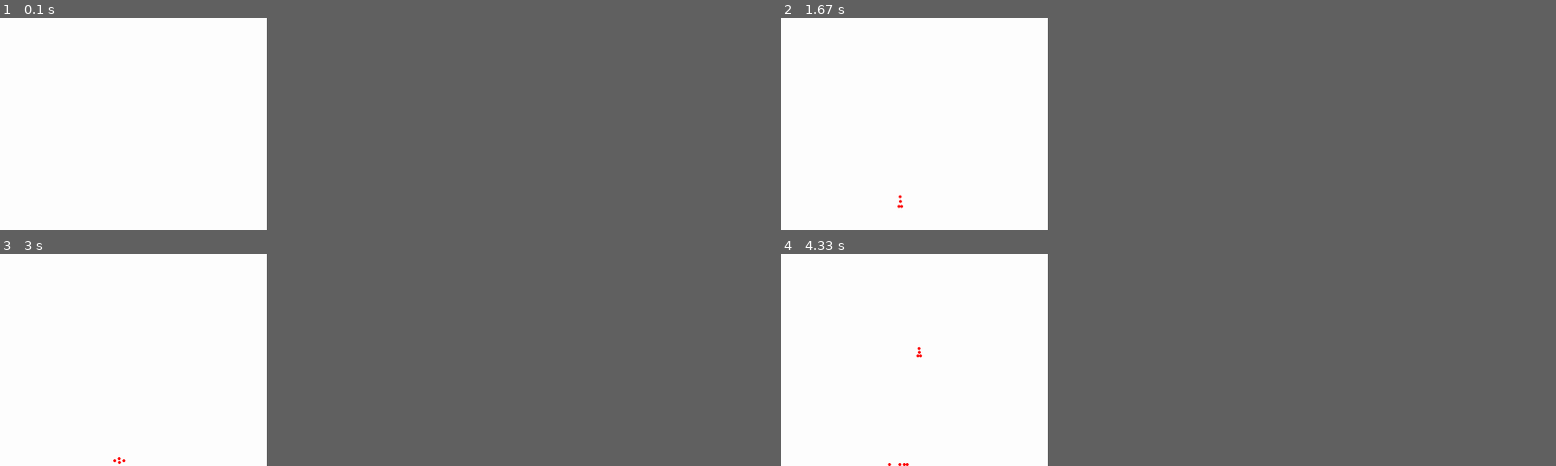
Above: before the commit, frames 1-4 (two rows, left to right).
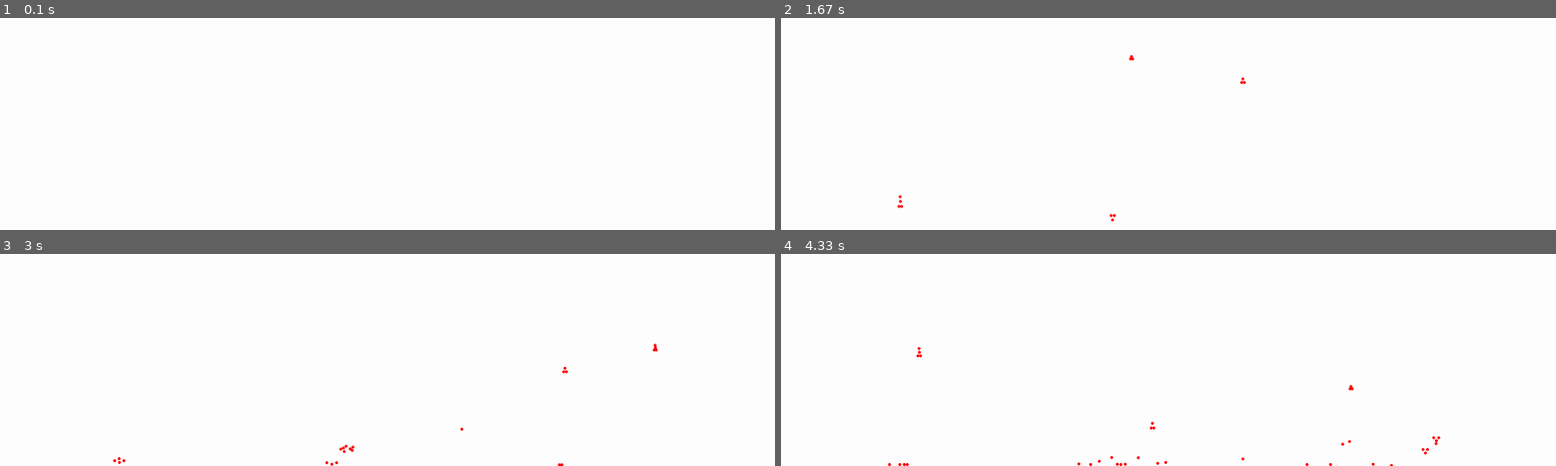
Above: after the commit, the same moments.

Repository: Filbert-code/Python-Pymunk-Vehicle-Simulator
Game: pygame game, started from Pymunk_Tests/ParticleSim.py
Same seed, same stepped clock (60 frames per second), same inputs: the game is played once before the commit and once after it.
Inputs (mouse positions are in pixels of both pictures, inside the frame that each line leads up to):
- Up to frame 1 (0.1 s): no input
- Up to frame 2 (1.67 s): click (1114, 124) at 0.38 s; click (897, 124) at 0.72 s; click (1246, 49) at 1.05 s; click (1129, 51) at 1.38 s
- Up to frame 3 (3 s): click (341, 381) at 1.72 s; click (558, 391) at 2.05 s; click (565, 340) at 2.38 s; click (651, 343) at 2.72 s
- Up to frame 4 (4.33 s): click (1424, 400) at 3.05 s; click (1153, 351) at 3.38 s; click (920, 321) at 3.72 s; click (1354, 383) at 4.05 s
In our replay, the window is 384x216 before the commit and 900x216 after it. These sizes can differ from the game's own. Grey fills any space a smaller window leaves; there, only what the larger window draws over its background counts as a difference.

The runs differ from the first frame. In frame 1, only the window size differs. In frame 2, less than 0.1% of the frame differs, in the area x 42-60%, y 17-97%; in frame 3, 0.1%; in frame 4, 0.2%, in the area x 38-86%, y 61-100%.

Commit message:
Finished with the Tank Level road. Now working on obstacles

Diff:
--- a/Pymunk_Tests/CarSim.py
+++ b/Pymunk_Tests/CarSim.py
@@ -23,10 +23,13 @@
         # initialize pygame
         pg.init()
         # create a surface to draw on
-        self._screen = pg.display.set_mode((constants.WIDTH, constants.HEIGHT))
+        self._screen = pg.display.set_mode((constants.WIDTH, constants.HEIGHT), pg.RESIZABLE)
         # self._screen = pg.Surface((constants.WIDTH, constants.HEIGHT))
         # self._window = pg.display.set_mode((1280, constants.HEIGHT), pg.RESIZABLE)
         self._clock = pg.time.Clock()
+
+        # TEMP ATTRIBUTES
+        self.tank_position = 400, constants.HEIGHT - 100
 
         # pymunk space
         self._space = pm.Space()
@@ -56,7 +59,7 @@
         # self._car = Truck(self._space, self._screen, 200, 550)
         # self._car = Sportscar(self._space, self._screen, 200, 550)
         # self._car = Tank(self._space, self._screen, constants.WIDTH/4, constants.HEIGHT-50)
-        self._car = Tank(self._space, self._screen, 4000, constants.HEIGHT - 250)
+        self._car = Tank(self._space, self._screen, self.tank_position[0], self.tank_position[1])
         self._car.build()
         self._active_car = 0  # index of active car: sportscar=0, truck=1
 
--- a/Pymunk_Tests/Level.py
+++ b/Pymunk_Tests/Level.py
@@ -19,6 +19,16 @@
     def _create_road(self, vs):
         _road_body, segments = self._rb.build_road(vs, 5)
         return segments
+
+    def _create_ball(self, _mass, _inertia, _x_pos, _y_pos, _radius, friction=0.9, elasticity=0.3):
+        body = pm.Body(_mass, _inertia, pm.Body.DYNAMIC)
+        body.position = (_x_pos, _y_pos)
+        shape = pm.Circle(body, _radius, (0, 0))
+        shape.friction = friction
+        shape.elasticity = elasticity
+        self._space.add(body)
+        self._space.add(shape)
+        return body, shape
 
     def draw(self):
         # draw all rectangle shapes
--- a/Pymunk_Tests/RoadBuilder.py
+++ b/Pymunk_Tests/RoadBuilder.py
@@ -43,7 +43,7 @@
         # starting from 1 to be able to append new vertices to the vertices list that already contains 1
         for seg_num in range(1, total_segments*2):
             # most steep : 1, very flat: > 2
-            steepness = 3
+            steepness = 2
             # x-value has to be the same every other point to make the segments connect
             if seg_num % 2 == 1:
                 delta_y = randrange(int(-length/steepness), int(length/steepness))
--- a/Pymunk_Tests/Tank.py
+++ b/Pymunk_Tests/Tank.py
@@ -18,8 +18,8 @@
         self.body = None
         self.wheels = []
         self.wheel_offset = (-20, 0)
-        self.wheel_turn_force = 50000
-        self.max_speed = 350
+        self.wheel_turn_force = 70000
+        self.max_speed = 300
         self.all_wheel_drive = True
         self._track_posx = x_pos - 100
         self._track_posy = y_pos
--- a/Pymunk_Tests/Tank_Level.py
+++ b/Pymunk_Tests/Tank_Level.py
@@ -20,22 +20,40 @@
         self._waterfall_trigger = False
         self._waterfall_target = self._swinging_targets([(4800, 200)])
         self._waterfall_door = None
-        self._create_waterfall_door()
 
     def road(self):
         h = constants.HEIGHT - 5
-        vs = [((0, h), (2000, h)), ((2000, h), (2200, h - 100)),
-              ((2200, h - 100), (2400, h)),
-              ((2400, h), (2800, h - 150)),
-              ((2800, h - 150), (3400, h)),
-              ((3400, h), (3700, h - 100)),
-              ((3700, h - 100), (3900, h - 150)),
-              ((3900, h - 150), (4500, h)),
-              ((4700, h), (5500, h))
-              # ((0, constants.HEIGHT), (400, constants.HEIGHT-250))
+        # vertices of the rough terrain in the middle of the level
+        random_road_vs = self._rb.random_terrain_vertices_generator((5500, h), 60, 60)
+        # last vertex of the rough terrain road
+        last_v = random_road_vs[-1][1]
+        vs = [((0, h), (1500, h)), ((1500, h), (1800, h - 50)),
+              ((1800, h - 50), (2300, h-200)),
+              ((2300, h - 200), (2800, h-200)),
+              ((2800, h-200), (3000, h)),
+              ((3000, h), (3200, h-200)),
+              ((3200, h-200), (3500, h - 200)),
+              ((3500, h - 200), (3700, h - 250)),
+              ((3700, h - 250), (3900, h-320)),
+              ((3900, h-320), (4100, h-320)),
+              ((4700, h - 320), (5100, h-320)),
+              ((5100, h-320), (5100, 0)),
+              ((3900, h), (5500, h)),
+              ((3900, h), (3900, h-320)),
+              ((last_v[0], last_v[1]), (last_v[0] + 400, h)),
+              ((last_v[0] + 600, h), (last_v[0] + 1000, h)),
+              ((last_v[0] + 1000, h), (last_v[0] + 1400, h - 100)),
+              ((last_v[0] + 1400, h - 100), (last_v[0] + 2000, h - 200)),
+              ((last_v[0] + 2000, h - 200), (last_v[0] + 2200, h - 200)),
+              ((last_v[0] + 2200, h - 200), (last_v[0] + 2250, h-175)),
+              ((last_v[0] + 2500, h - 25), (last_v[0] + 2550, h)),
               ]
+
+
+        vs = vs + random_road_vs
         # returns Segments of the road
         segments = super()._create_road(vs)
+
         for seg in segments:
             self._shapes_to_draw['segment'].append((seg, (150, 75, 150)))
 
@@ -44,7 +62,8 @@
         # for i in range(10):
         #     self._c.create_poly(500, 1600, 690 - h * i, w, h)
         self._seesaw()
-        self._bunch_of_balls()
+        self._ball_pit()
+        # self._bunch_of_balls()
 
     def _swinging_targets(self, positions):
         """
@@ -82,28 +101,25 @@
         self._shapes_to_draw['rect'].append((shape, (150, 75, 150), w, h))
         self._space.add(constraint)
 
+    def _ball_pit(self):
+        mass, radius = 50, 10
+        inertia = inertia = pm.moment_for_circle(mass, 0, radius, (0, 0))
+        position = (3000, constants.HEIGHT - 50)
+        for i in range(100):
+            body, ball_shape = self._create_ball(mass, inertia, position[0], position[1], radius, friction=0.9)
+            self._shapes_to_draw['circle'].append((ball_shape, (0, 0, 200)))
+
     def _bunch_of_balls(self):
         radius = 7
         mass = 10
         inertia = pm.moment_for_circle(mass, 0, radius, (0, 0))
         _curr_time = pg.time.get_ticks()
+        position = (4600 + randint(-10, 10), constants.HEIGHT - 500 + randint(-25, 25))
         if _curr_time - self._timer > 25:
             self._timer = _curr_time
-            self._bunch_of_balls()
-        # for i in range(1):
-            body = pm.Body(mass, inertia, pm.Body.DYNAMIC)
-            body.position = (4600 + randint(-10, 10), constants.HEIGHT-500 + randint(-25, 25))
-            ball = pm.Circle(body, radius, (0, 0))
-            ball.friction = 0.7
-            self._space.add(body)
-            self._space.add(ball)
-            self._shapes_to_draw['circle'].append((ball, (0, 0, 200)))
-
-    def _create_waterfall_door(self):
-        # body, self._waterfall_door = self._c.create_poly(100, 4500, constants.HEIGHT-100, 200, 10, s_filter=3)
-        segments = super()._create_road([((4500, constants.HEIGHT), (4700, constants.HEIGHT))])
-        self._waterfall_door = segments[0]
-        self._shapes_to_draw['segment'].append((segments[0], (140, 65, 140)))
+            # self._bunch_of_balls()
+            body, ball_shape = self._create_ball(mass, inertia, position[0], position[1], radius, friction=0.7)
+            self._shapes_to_draw['circle'].append((ball_shape, (0, 0, 200)))
 
     def _waterfall_update(self):
         if self._waterfall_target[0][0].body.position != self._waterfall_target[0][1]:
@@ -119,7 +135,7 @@
 
     def update(self):
         super().update()
-        self._waterfall_update()
+        # self._waterfall_update()
         for i, target in enumerate(self._targets):
             if target[0].body.position != target[1]:
                 for num, circle in enumerate(self._shapes_to_draw['circle']):
--- a/Pymunk_Tests/constants.py
+++ b/Pymunk_Tests/constants.py
@@ -1,6 +1,6 @@
 import os
 
-WIDTH, HEIGHT = 1280, 720
+WIDTH, HEIGHT = 3000, 720
 
 BLACK = 0, 0, 0
 BLUE = 0, 150, 0
